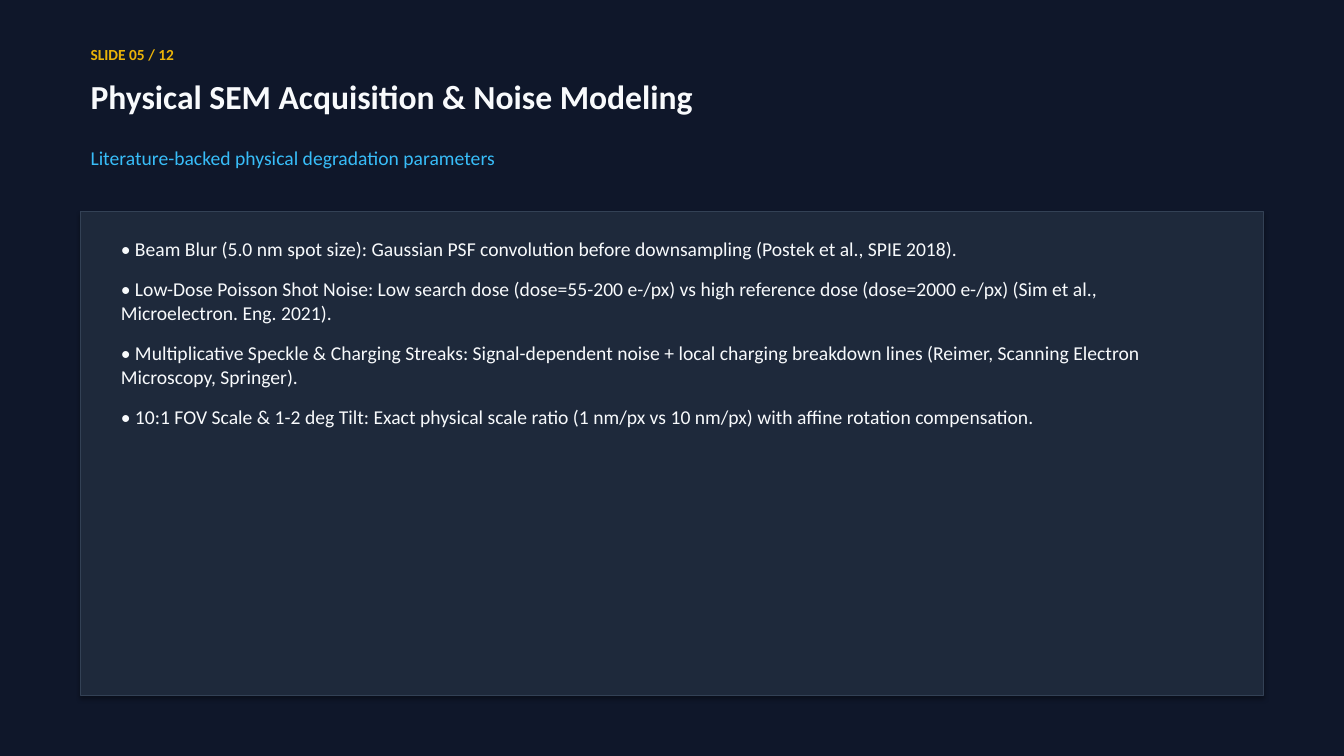
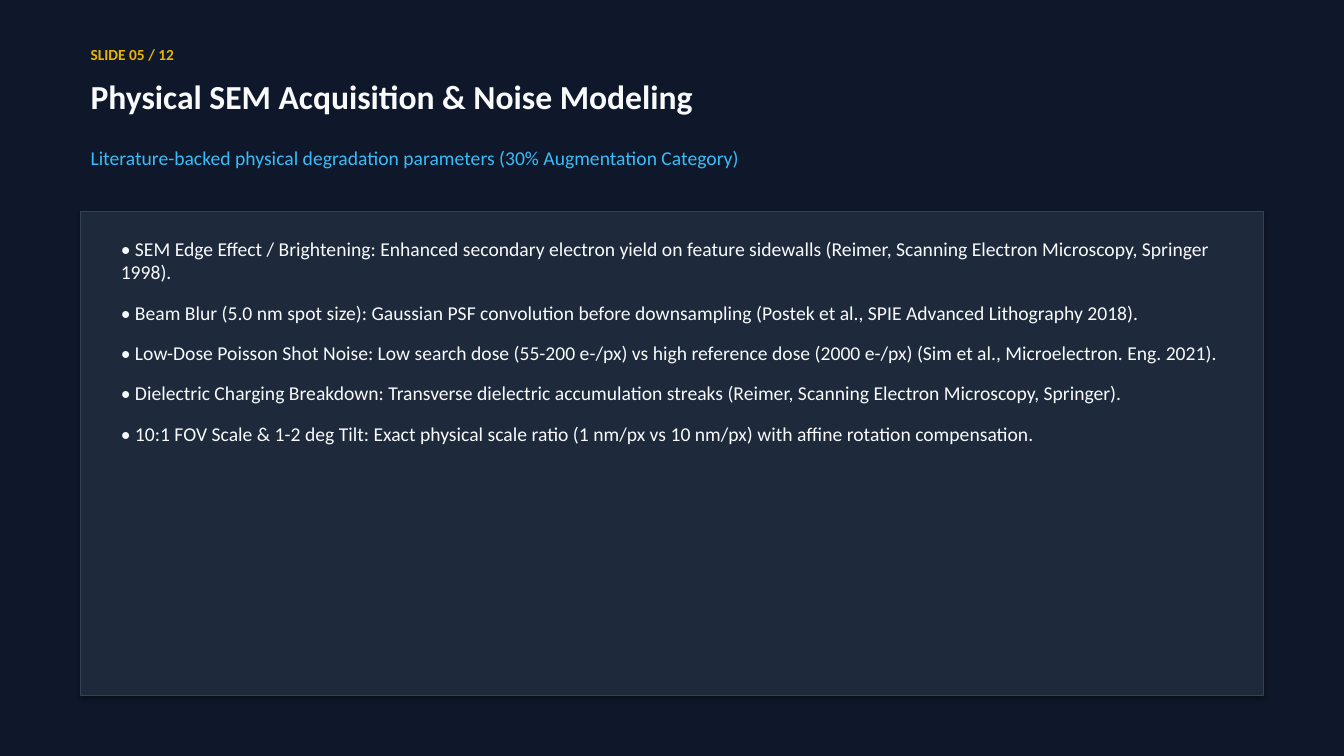
Before and after one commit to mrsarvesh07092006-star/SMART-SEM, a slide deck: slide 5 of solution_presentation.pptx. Drawn at 1344x756 pixels with LibreOffice and Linux fonts; fonts in the diff are those of the drawing. Boxes give left, top, right and bottom in pixels: in the first picture for what was removed or moved away, otherwise in the second. Text is boxed around its words. In the diff, an @@ line names an element or a change of style, - is before the commit and + after.

Commit message:
feat: add SEM edge-brightening model, update citations, and refresh solution presentation deck

```diff
--- a/solution_presentation.pptx
+++ b/solution_presentation.pptx
@@ text at (x1=91, y1=151, x2=738, y2=169): text changed @@
-Literature-backed physical degradation parameters
+Literature-backed physical degradation parameters (30% Augmentation Category)
@@ text at (x1=121, y1=242, x2=1217, y2=404): text changed @@
-• Beam Blur (5.0 nm spot size): Gaussian PSF convolution before downsampling (Postek et al., SPIE 2018).
-• Low-Dose Poisson Shot Noise: Low search dose (dose=55-200 e-/px) vs high reference dose (dose=2000 e-/px) (Sim et al., Microelectron. Eng. 2021).
-• Multiplicative Speckle & Charging Streaks: Signal-dependent noise + local charging breakdown lines (Reimer, Scanning Electron Microscopy, Springer).
+• SEM Edge Effect / Brightening: Enhanced secondary electron yield on feature sidewalls (Reimer, Scanning Electron Microscopy, Springer 1998).
+• Beam Blur (5.0 nm spot size): Gaussian PSF convolution before downsampling (Postek et al., SPIE Advanced Lithography 2018).
+• Low-Dose Poisson Shot Noise: Low search dose (55-200 e-/px) vs high reference dose (2000 e-/px) (Sim et al., Microelectron. Eng. 2021).
+• Dielectric Charging Breakdown: Transverse dielectric accumulation streaks (Reimer, Scanning Electron Microscopy, Springer).
```
Also in this commit, not shown: 3 other slides changed, 5 other files.
